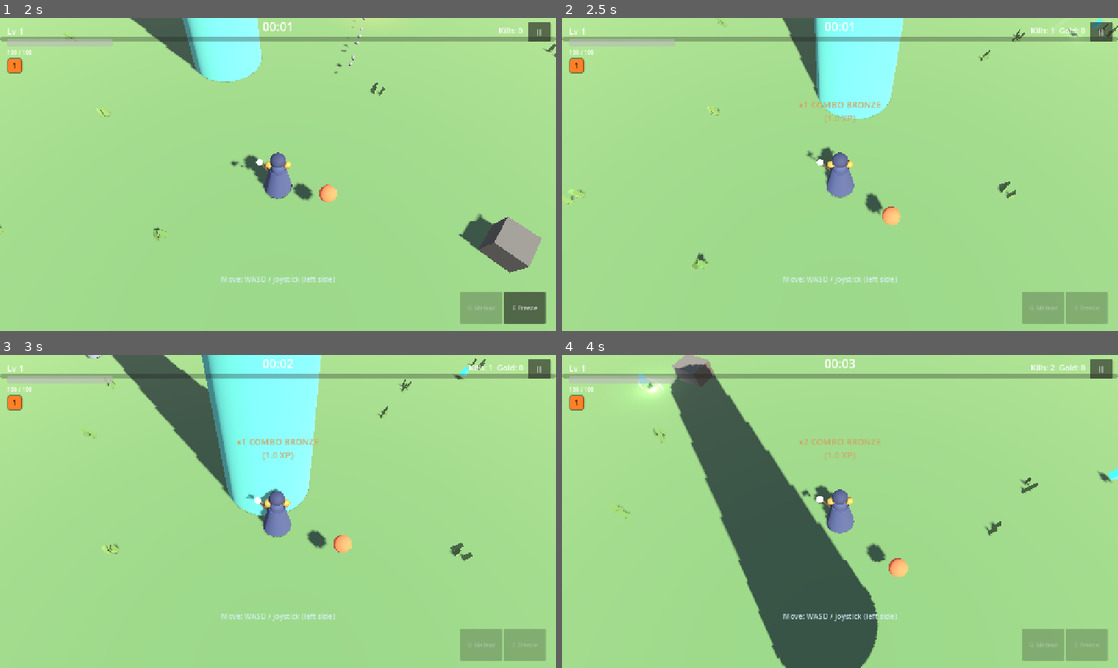
Above: before the commit, frames 1-4 (two rows, left to right).
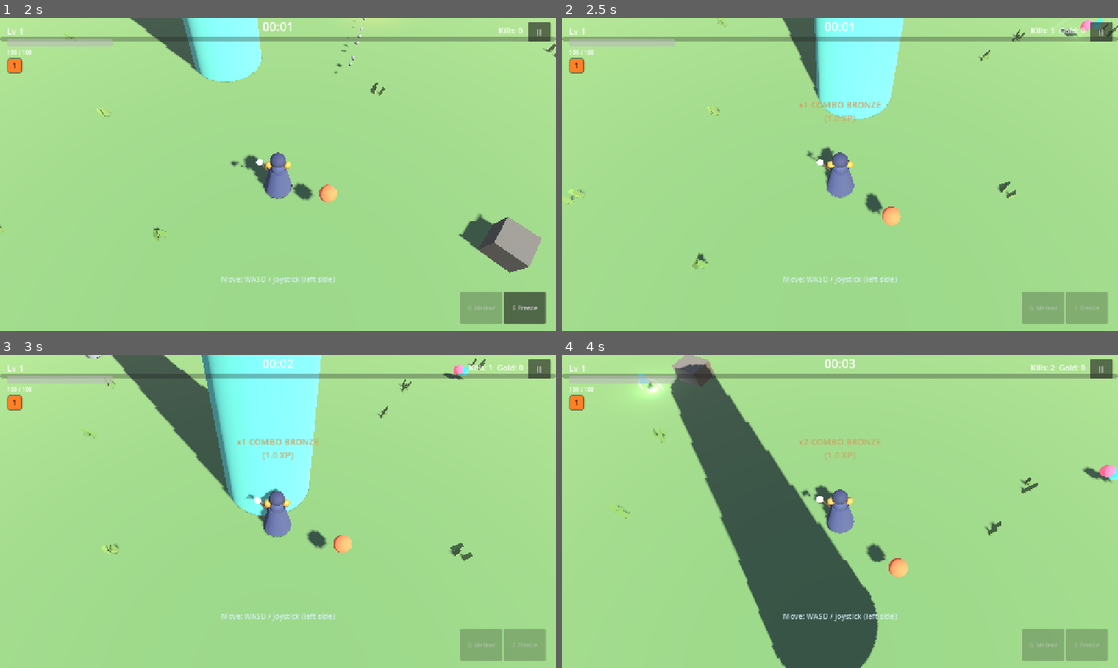
Above: after the commit, the same moments.

Repository: mohsen-niksirat/Horde_Survival_3D
Game: Godot game, scene res://scenes/bootstrap/Boot.tscn
The game is run twice, just before and just after one commit, with the same random seed, the same clock (stepped at 60 frames per second) and the same inputs.
Inputs (mouse positions are in pixels of both pictures, inside the frame that each line leads up to):
- Up to frame 1 (2 s): click "PLAY" at 0.5 s; tap Enter at 1.25 s; move the mouse to (305, 174) at 1.27 s; hold W (move_up) from 1.28 s (still down); tap Q (ability_1) at 1.35 s
- Up to frame 2 (2.5 s): keep holding W (move_up); move the mouse to (812, 174) at 2.02 s; tap E (ability_2) at 2.1 s
- Up to frame 3 (3 s): keep holding W (move_up); move the mouse to (289, 505) at 2.77 s; tap Space (dash) at 2.85 s
- Up to frame 4 (4 s): keep holding W (move_up); move the mouse to (834, 517) at 3.52 s; tap Q (ability_1) at 3.6 s

Frame 1 is identical in both runs. In frame 2, less than 0.1% of the frame differs, in the area x 89-96%, y 0-6%; in frame 3, less than 0.1%; in frame 4, 0.2%, in the area x 93-100%, y 35-40%.

Commit message:
fix(survival): hearts now drop from early enemies + bat nerf
- Heart drop bug: the xp >= 2.0 gate excluded ALL early enemies (bat
  xp=0.5, drone xp=1.0) — exactly where players die. Now any kill has
  a 10% heart chance, healing raised to 25; HeartPickup restores
  monitoring on setup (was never enabled -> could never be collected)
- Swarm Bat nerf: damage 3 -> 2, attack cooldown 0.5 -> 0.8
- tests/test_survival_balance.gd SURVIVAL_BALANCE_PASS (drop from
  drone, heal 65 -> 105, damage/cooldown/speed caps)

Diff:
--- a/data/enemies/swarm_bat.tres
+++ b/data/enemies/swarm_bat.tres
@@ -9,12 +9,12 @@
 color = Color(0.808, 0.576, 0.847, 1)
 scale = 0.5
 max_hp = 5.0
-damage = 3.0
+damage = 2.0
 move_speed = 4.4
 armor = 0.0
 movement_type = "wobble"
 attack_range = 1.2
-attack_cooldown = 0.5
+attack_cooldown = 0.8
 xp = 0.5
 gold = 0.2
 spawn_weight = 8.0
--- a/scenes/pickups/heart_pickup.gd
+++ b/scenes/pickups/heart_pickup.gd
@@ -19,6 +19,7 @@
 	_settled = false
 	_vertical_velocity = 3.0
 	global_position = spawn_pos + Vector3(randf_range(-0.5, 0.5), 0.8, randf_range(-0.5, 0.5))
+	set_deferred("monitoring", true)
 
 func _process(delta: float) -> void:
 	_life += delta
--- a/scenes/player/player.gd
+++ b/scenes/player/player.gd
@@ -121,12 +121,12 @@
 		PoolManager.tag(orb, orb_scene)
 		get_parent().add_child(orb)
 		orb.setup(per_orb, self, position)
-	# Heart drop (small chance) - heals 20 on pickup
-	if randf() < 0.03 and data.xp >= 2.0:
+	# Heart drop — ANY enemy can drop (10%); early survival lifeline
+	if randf() < 0.10:
 		var heart := PoolManager.acquire("res://scenes/pickups/HeartPickup.tscn")
 		PoolManager.tag(heart, "res://scenes/pickups/HeartPickup.tscn")
 		get_parent().add_child(heart)
-		heart.setup(20.0, self, position)
+		heart.setup(25.0, self, position)
 
 func _on_leveled_up(new_level: int) -> void:
 	# ProgressionManager handles pause + choice UI (supports stacked levels)
--- /dev/null
+++ b/tests/test_survival_balance.gd
@@ -0,0 +1,67 @@
+extends SceneTree
+## Survival balance: hearts drop from EARLY enemies (bat/drone) and heal;
+## bat damage/cooldown capped.
+
+var failures := 0
+
+func _initialize() -> void:
+	var main_ps: PackedScene = load("res://scenes/main/Main.tscn")
+	var main := main_ps.instantiate()
+	root.add_child(main)
+	for i in range(4):
+		await process_frame
+		await physics_frame
+
+	var player: CharacterBody3D = main.get_node("World/Player")
+	var em: Node = main.get_node("EnemyManager")
+	var game_manager := root.get_node("GameManager")
+	game_manager.state = game_manager.State.PLAYING
+	main.get_node("WaveManager").stop()
+	em.clear_all()
+	player.experience.xp_to_next = 999999.0
+
+	# --- Hearts drop from a basic drone (xp=1.0) and heal 25 ---
+	var drone: EnemyData = load("res://data/enemies/basic_drone.tres")
+	player.health.take_damage(DamageEvent.new(40.0, "test"))
+	var hp0: float = player.health.current_hp
+	var hearts := 0
+	for trial in range(20):
+		em.clear_all()
+		em.queue_spawn(drone, player.global_position + Vector3(2, 0, 2), player, 1.0, 1.0, 1.0)
+		for i in range(4):
+			await process_frame
+			await physics_frame
+		if em.enemy_count() == 0:
+			continue
+		var e: CharacterBody3D = em.get_all_enemies()[0]
+		e.health.take_damage(DamageEvent.new(9999.0, "test"))
+
+	# walk over all spawned hearts: collect them by touching
+	var world: Node3D = main.get_node("World")
+	for child in world.get_children():
+		if child.name.contains("HeartPickup") and child.visible:
+			hearts += 1
+			player.global_position = child.global_position
+			await physics_frame
+			await physics_frame
+	_check(hearts > 0, "hearts dropped from early enemies (%d in 60 kills)" % hearts)
+	_check(player.health.current_hp > hp0 or hearts == 0, "heart healed player (%.0f -> %.0f)" % [hp0, player.health.current_hp])
+
+	# --- Bat balance caps ---
+	var bat: EnemyData = load("res://data/enemies/swarm_bat.tres")
+	_check(bat.damage <= 2.0, "bat damage <= 2 (%.1f)" % bat.damage)
+	_check(bat.attack_cooldown >= 0.8, "bat attack cooldown >= 0.8 (%.1f)" % bat.attack_cooldown)
+	_check(bat.move_speed <= 4.5, "bat speed <= 4.5 (slower than player 6.0)")
+
+	if failures == 0:
+		print("SURVIVAL_BALANCE_PASS")
+	else:
+		print("SURVIVAL_BALANCE_FAIL failures=", failures)
+	quit(0 if failures == 0 else 1)
+
+func _check(cond: bool, label: String) -> void:
+	if cond:
+		print("OK: ", label)
+	else:
+		push_error("FAIL: " + label)
+		failures += 1
